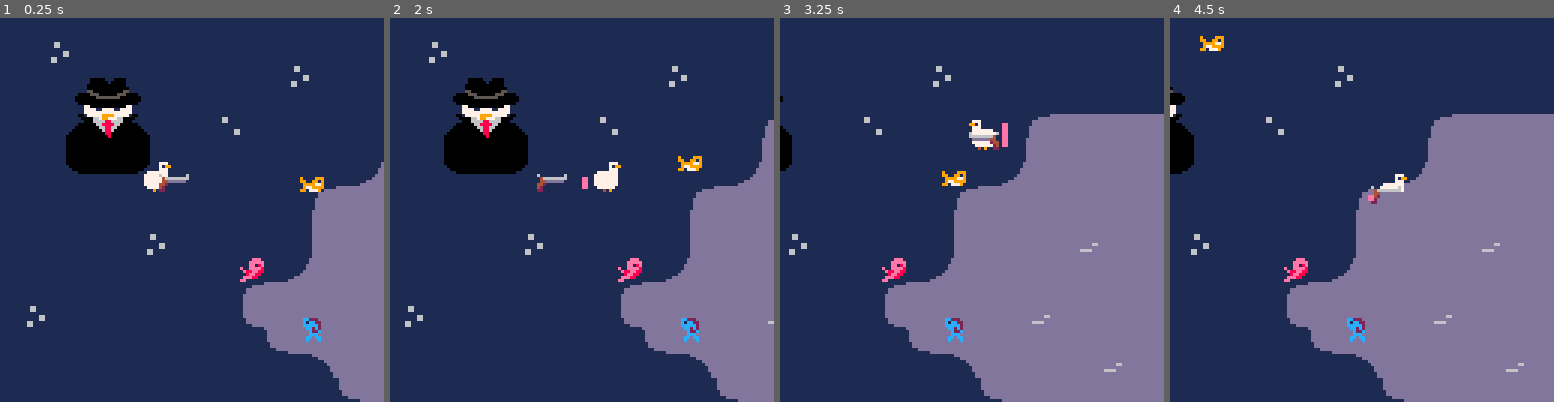
Above: before the commit, frames 1-4 (left to right).
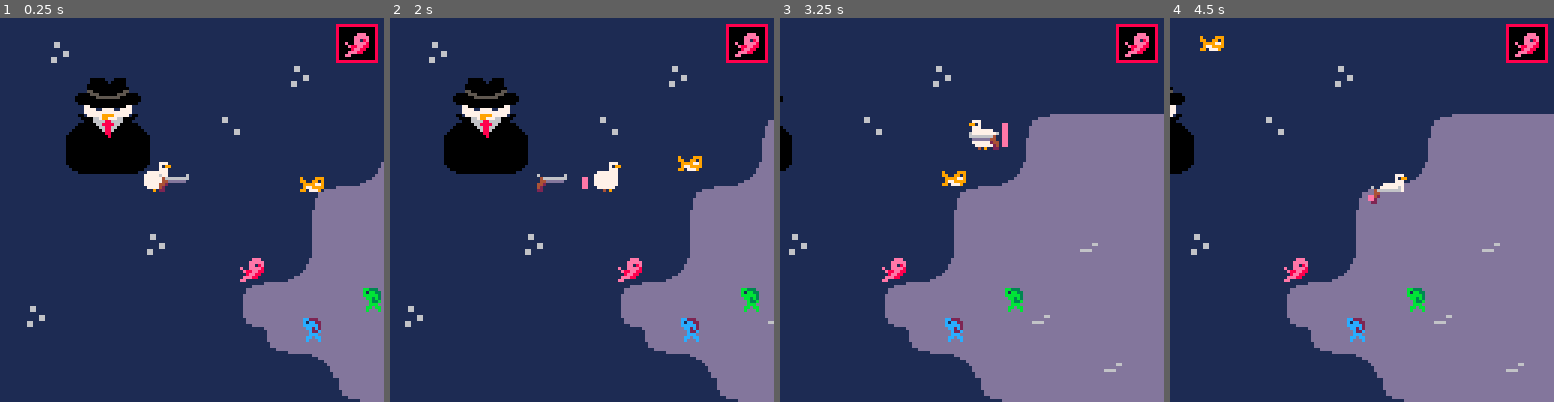
Above: after the commit, the same moments.

Repository: MoTheMelon/PicoProjects
Game: PICO-8 cartridge game jam/chonkyduck.p8
Same seed, same stepped clock (60 frames per second), same inputs: the game is played once before the commit and once after it.
Inputs:
- Up to frame 1 (0.25 s): no input
- Up to frame 2 (2 s): tap X (X key) at 0.33, 1.07, 1.85 s; tap O (Z key) at 0.7, 1.7 s; hold Right from 1.6 s (still down)
- Up to frame 3 (3.25 s): release Right at 2.1 s; tap O (Z key) at 2.1, 2.5, 2.9 s; hold Up 2.15-2.42 s; hold Right 2.47-3.03 s; tap X (X key) at 2.97 s; hold Left from 3.08 s (still down)
- Up to frame 4 (4.5 s): tap O (Z key) at 3.3, 3.7, 4.1 s; release Left at 3.58 s; hold Down 3.63-3.97 s; hold Right from 4.02 s (still down); tap X (X key) at 4.08 s

The runs differ from the first frame. In frame 1, 1.3% of the frame differs, in the area x 87-100%, y 1-77%; in frame 2, 1.3%; in frame 3, 1.3%; in frame 4, 1.3%.

Commit message:
organized targeting

Diff:
--- a/game jam/chonkyduck.p8
+++ b/game jam/chonkyduck.p8
@@ -13,21 +15,26 @@
     tick = 0
     game_mode = "playing"
 
-    blue_fish = 11
-    green_fish = 12
-    orange_fish = 13
-    red_fish = 14
+    fish_types = {}
+
+    create_fish_type("blue",11)
+    create_fish_type("green",12)
+    create_fish_type("orange",13)
+    create_fish_type("red",14)
 
     enemies = {}
 
     create_enemy(100,100,"blue")
     create_enemy(100,50,"orange")
     create_enemy(80,80,"red")
+    create_enemy(120,90,"green")
 
     pondfather = {
         x = 20,
         y = 20
     }
+
+    target_fish = {}
 
     gun = {
         x = 64,
@@ -99,39 +106,35 @@
 
     shot_duration = 60
     gun_timer = 0
+    has_target = false
 
 end
 
 function _update()
+
     if game_mode == "title" then
         camera(112*8, 16*8)
         --if btnp(5) then game_mode = "playing" end
 
     else
         --if btnp(5) then game_mode = "title" end
-        if fishing then
-            fishing_movement()
-        else
-            player_move()
-            --check_quack()
-            check_fired_gun()
-            get_collided_enemy()
-            collect_enemies()
-        end
+        player_move()
+        --check_quack()
+        check_fired_gun()
+        get_collided_enemy()
+        collect_enemies()
     end
     update_dialogue()
+    pondfather_dialogue()
 
     -- if (btnp(5) and not dialogue.active) then
     --     start_dialogue("hello, traveler. beware the pondfather...")
     -- end
-    if (btnp(5) and not dialogue.active) then
-        local dx = x - (pondfather.x + 16)
-        local dy = y - (pondfather.y + 16)
-        if (dx*dx + dy*dy < 16*16) then
-            start_dialogue("greetings, child... the pondfather watches.")
-        end
-    end
-
+
+
+    if not has_target then
+        determine_target()
+    end
     update_gun()
 
 end
@@ -139,25 +142,21 @@
 function _draw()
     cls()
     map()
-    --show_debug()
+    show_debug()
     if game_mode == "title" then
         draw_title_screen()
     else
-        if fishing then
-            camera(112*8,0)
-            draw_duck_fishing(118*8,fishing_y)
-        else
-            draw_chonky_duck()
-            draw_duck(x,y)
-            draw_enemies()
-            draw_player_gun()
-            draw_gun_anim()
-            draw_bullet()
-            draw_reload()
-            cam_follow()
-
-            draw_picked_up_fish()
-        end
+        draw_chonky_duck()
+        draw_duck(x,y)
+        draw_enemies()
+        draw_player_gun()
+        draw_gun_anim()
+        draw_bullet()
+        draw_reload()
+        cam_follow()
+
+        draw_picked_up_fish()
+        display_target()
     end
     draw_npc_prompt()
     draw_dialogue()
@@ -252,12 +251,14 @@
 --enemy mechanics
     function create_enemy(x,y,color)
         local sprite = nil
-        if color == "blue" then sprite = blue_fish end
-        if color == "green" then sprite = green_fish end
-        if color == "orange" then sprite = orange_fish end
-        if color == "red" then sprite = red_fish end
+
+        for i = 1, #fish_types do
+            if color == fish_types[i].color then
+                sprite = fish_types[i].sprite_id
+            end
+        end
+
         local i = #enemies+1
-
 
         local enemy = {
             sprite = sprite,
@@ -267,6 +268,13 @@
             collected = false
         }
         enemies[#enemies + 1] = enemy
+    end
+    function create_fish_type(color,sprite_id)
+        type = {
+            color = color,
+            sprite_id = sprite_id
+        }
+        fish_types[#fish_types+1] = type
     end
 
     function draw_enemies()
@@ -319,7 +327,7 @@
             fish.y = cam_y + 3
             spr(fish.sprite,fish.x,fish.y)
         end
-        add_debug_line("#fish " .. #picked_up_fish)
+        --add_debug_line("#fish " .. #picked_up_fish)
     end
 
     function is_in_range(enemy,radius)
@@ -403,6 +411,17 @@
             old_y = y
             ry = y
         end
+    end
+    function draw_player_gun()
+        gun.y = y + 4
+        if not face_left then
+            if not gun_firing then gun.x = x + 5 end
+            sspr(gun.sprite_id,96,10,6,gun.x,gun.y)
+        else
+            if not gun_firing then gun.x = x + 1 end
+            sspr(gun.sprite_id,96,10,6,gun.x,gun.y,10,6,face_left)
+        end
+
     end
 
     function draw_bullet()
@@ -456,18 +475,6 @@
         end
     end
 
-    function draw_player_gun()
-        gun.y = y + 4
-        if not face_left then
-            if not gun_firing then gun.x = x + 5 end
-            sspr(gun.sprite_id,96,10,6,gun.x,gun.y)
-        else
-            if not gun_firing then gun.x = x + 1 end
-            sspr(gun.sprite_id,96,10,6,gun.x,gun.y,10,6,face_left)
-        end
-
-    end
-
 --pondfather
 
     function draw_chonky_duck()
@@ -477,6 +484,67 @@
         spr(chonk,pondfather.x,pondfather.y,4,4)
         palt(0, true)
         palt(15,false)
+    end
+    function determine_target()
+        rdm = flr(rnd(#fish_types))+1
+        --target_fish[1] = fish_types[rdm]
+        target_fish[1] = fish_types[rdm]
+        has_target = true
+
+    end
+    function display_target()
+        x1 = cam_x + 128-16
+        y1 = cam_y + 2
+        x2 = cam_x + 128-3
+        y2 = cam_y + 2 + 12
+
+        rectfill(x1, y1, x2, y2, 0)
+        rect(x1,y1, x2, y2, 8)
+        if #target_fish ~= 0 then
+            for i = 1, #target_fish do
+                spr(target_fish[i].sprite_id,cam_x + 128-13, cam_y + 5)
+            end
+        end
+    end
+    function duck_collected_target()
+        local got_target = false
+        for i = 1, #picked_up_fish do
+            if picked_up_fish[i].color == target_fish[1].color then
+                got_target = true
+            end
+        end
+        return got_target
+    end
+    function remove_collected_fish()
+        for i = 1, #picked_up_fish do
+            if picked_up_fish[i].color == target_fish[1].color then
+                picked_up_fish[i] = nil
+            end
+        end
+    end
+    function pondfather_dialogue()
+        if (btnp(5) and not dialogue.active) then
+            local dx = x - (pondfather.x + 16)
+            local dy = y - (pondfather.y + 16)
+            if (dx*dx + dy*dy < 16*16) then
+                --close enough to duck so do the right dialogue
+                    add_debug_line(tostr(duck_collected_target()))
+                if duck_collected_target() then
+                    start_dialogue("excellent work, child.")
+                    start_dialogue("another has wronged me. bring him to me.")
+                    remove_collected_fish()
+                else
+                    start_dialogue("greetings, child... the pondfather watches.")
+                end
+…(7 lines of a section not shown)…
+            end
+        end
     end
 
 --duck friend
